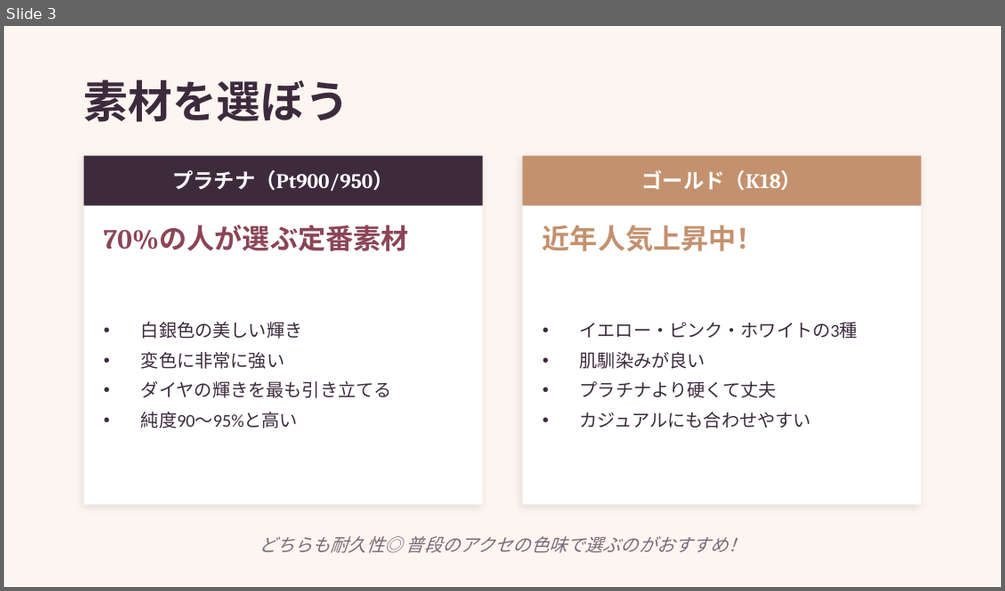
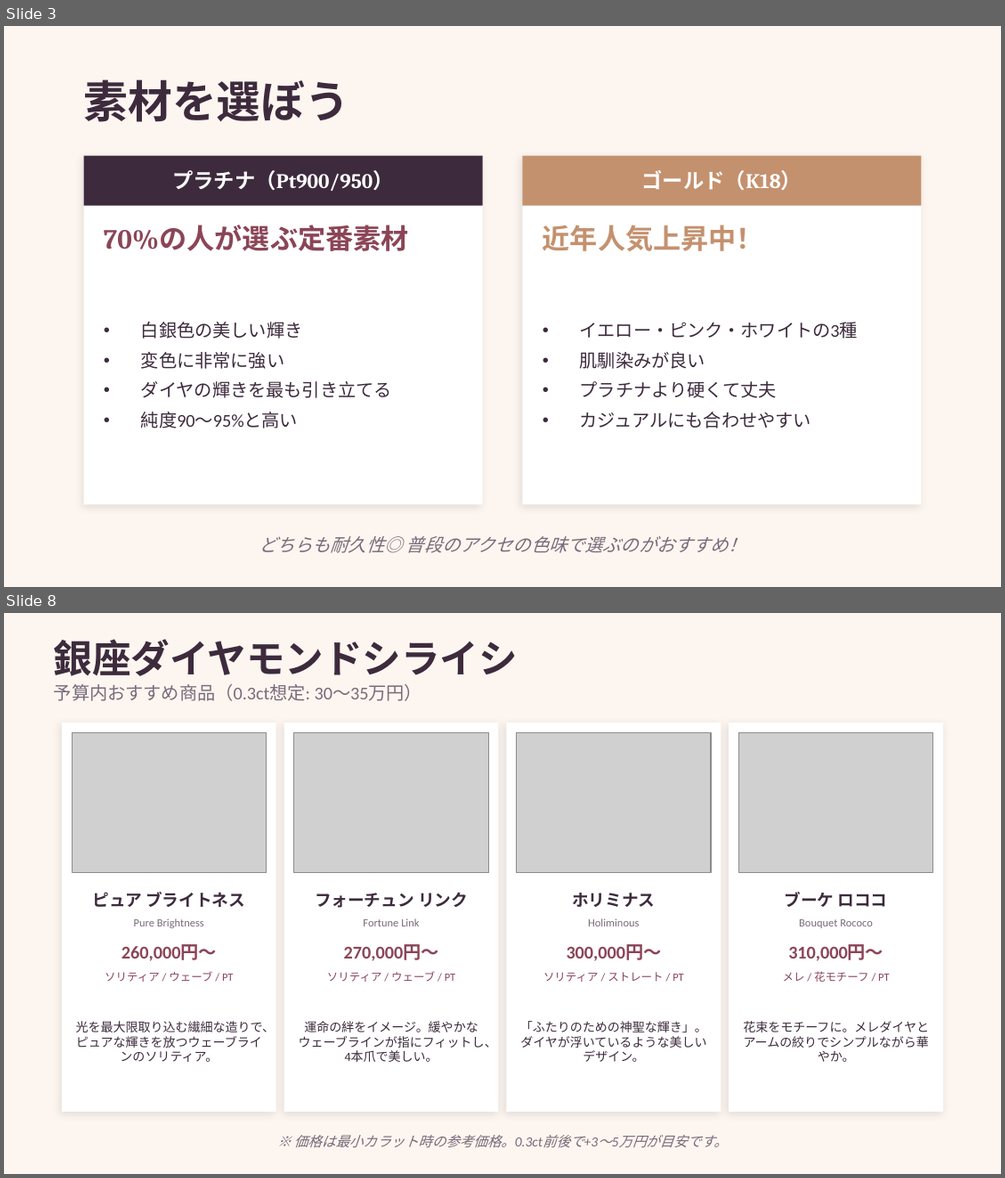
Before and after one commit to yamaguchi-milkcocholate/engagement-ring, a slide deck: docs/婚約指輪ガイド.pptx. Shown one above the other, each under a label of ours: slide 3 before the commit, slides 3 and 8 after it; the slides between them are not shown. The pictures are 1005x591 and 1005x1178 pixels, drawn with LibreOffice and Linux fonts; fonts in the diff are those of the drawing; grey boxes stand for pictures. Boxes give left, top, right and bottom in pixels: in the first picture for what was removed or moved away, otherwise in the second. Text is boxed around its words. In the diff, an @@ line names an element or a change of style, - is before the commit and + after.

```diff
--- a/docs/婚約指輪ガイド.pptx
+++ b/docs/婚約指輪ガイド.pptx
@@ slide 8 added at box(4, 613, 1001, 1174), background #FDF6F0 @@
@@ text added at box(54, 639, 518, 676), 28 pt, text #3D2B3D, bold @@
+銀座ダイヤモンドシライシ
@@ text added at box(54, 684, 423, 701), 13 pt, text #7A6A7A @@
+予算内おすすめ商品（0.3ct想定: 30〜35万円）
@@ rectangle added at box(62, 722, 276, 1111), fill #FFFFFF @@
@@ picture added at box(72, 732, 267, 872) @@
@@ rectangle added at box(284, 722, 499, 1111), fill #FFFFFF @@
@@ picture added at box(294, 732, 488, 872) @@
@@ rectangle added at box(506, 722, 720, 1111), fill #FFFFFF @@
@@ picture added at box(517, 732, 711, 872) @@
@@ rectangle added at box(728, 722, 943, 1111), fill #FFFFFF @@
@@ picture added at box(738, 732, 933, 872) @@
@@ text added at box(92, 892, 245, 907), 12 pt, text #3D2B3D, bold @@
+ピュア ブライトネス
@@ text added at box(315, 892, 468, 908), 12 pt, text #3D2B3D, bold @@
+フォーチュン リンク
@@ text added at box(572, 892, 655, 907), 12 pt, text #3D2B3D, bold @@
+ホリミナス
@@ text added at box(785, 892, 888, 907), 12 pt, text #3D2B3D, bold @@
+ブーケ ロココ
@@ text added at box(134, 918, 204, 928), 8 pt, text #7A6A7A @@
+Pure Brightness
@@ text added at box(363, 918, 419, 926), 8 pt, text #7A6A7A @@
+Fortune Link
@@ text added at box(588, 918, 639, 926), 8 pt, text #7A6A7A @@
+Holiminous
@@ text added at box(799, 919, 873, 928), 8 pt, text #7A6A7A @@
+Bouquet Rococo
@@ text added at box(121, 944, 217, 961), 13 pt, text #8B4557, bold @@
+260,000円〜
@@ text added at box(344, 944, 439, 961), 13 pt, text #8B4557, bold @@
+270,000円〜
@@ text added at box(566, 944, 662, 961), 13 pt, text #8B4557, bold @@
+300,000円〜
@@ text added at box(788, 944, 883, 961), 13 pt, text #8B4557, bold @@
+310,000円〜
@@ text added at box(105, 971, 233, 981), 8 pt, text #8B4557 @@
+ソリティア / ウェーブ / PT
@@ text added at box(327, 971, 455, 981), 8 pt, text #8B4557 @@
+ソリティア / ウェーブ / PT
@@ text added at box(543, 972, 683, 981), 8 pt, text #8B4557 @@
+ソリティア / ストレート / PT
@@ text added at box(783, 971, 889, 981), 8 pt, text #8B4557 @@
+メレ / 花モチーフ / PT
@@ text added at box(76, 1021, 275, 1062), 9 pt, text #3D2B3D @@
+光を最大限取り込む繊細な造りで、ピュアな輝きを放つウェーブラインのソリティア。
@@ text added at box(299, 1021, 497, 1062), 9 pt, text #3D2B3D @@
+運命の絆をイメージ。緩やかなウェーブラインが指にフィットし、4本爪で美しい。
@@ text added at box(520, 1021, 707, 1062), 9 pt, text #3D2B3D @@
+「ふたりのための神聖な輝き」。ダイヤが浮いているような美しいデザイン。
@@ text added at box(743, 1021, 929, 1062), 9 pt, text #3D2B3D @@
+花束をモチーフに。メレダイヤとアームの絞りでシンプルながら華やか。
@@ text added at box(294, 1135, 728, 1147), 10 pt, text #7A6A7A, italic @@
+※ 価格は最小カラット時の参考価格。0.3ct前後で+3〜5万円が目安です。
```
Also in this commit, not shown: 4 slides changed, 5 other slides added, 22 other files.
